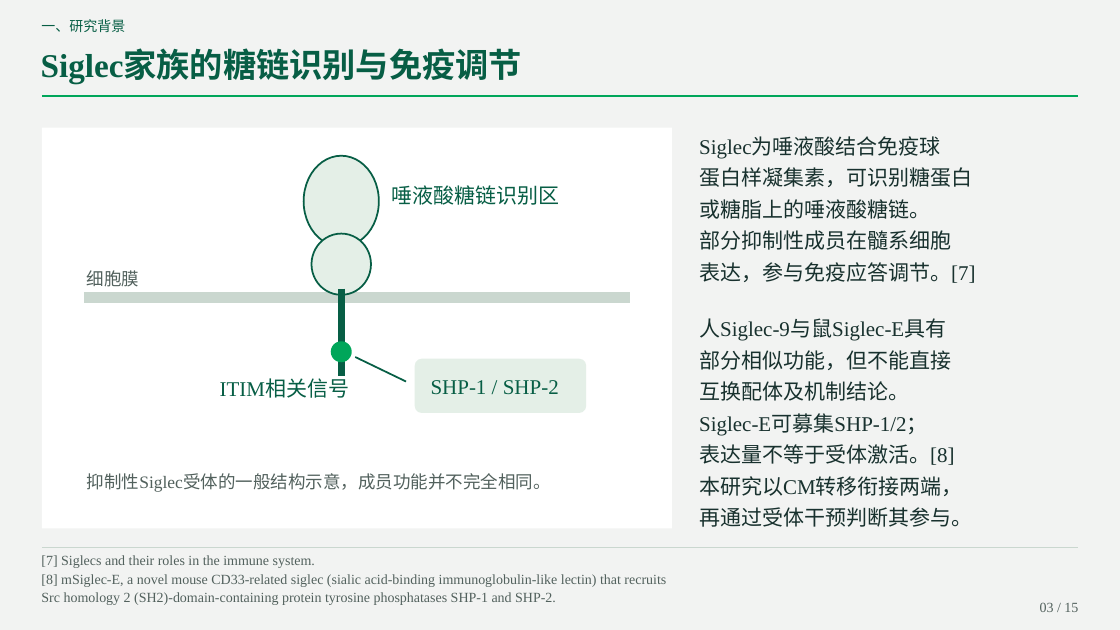
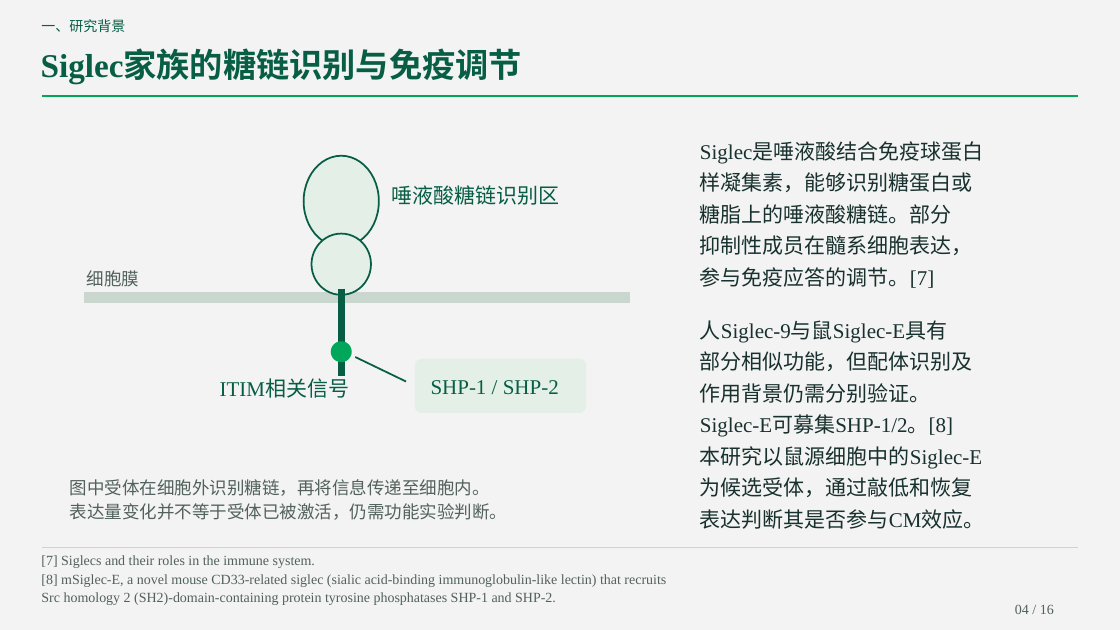
Before and after one commit to lizizhizhi-ai/111111, a slide deck: slide 4 of DSG2_Siglec_journal.pptx (slide 3 before the commit). Drawn at 1120x630 pixels with LibreOffice and Linux fonts; fonts in the diff are those of the drawing. Boxes give left, top, right and bottom in pixels: in the first picture for what was removed or moved away, otherwise in the second. Text is boxed around its words. In the diff, an @@ line names an element or a change of style, - is before the commit and + after.

```diff
--- a/DSG2_Siglec_journal.pptx
+++ b/DSG2_Siglec_journal.pptx
@@ rectangle removed at (x1=42, y1=128, x2=672, y2=528) @@
@@ text at (x1=700, y1=142, x2=983, y2=288): text changed @@
-Siglec为唾液酸结合免疫球
-蛋白样凝集素，可识别糖蛋白
-或糖脂上的唾液酸糖链。
-部分抑制性成员在髓系细胞
-表达，参与免疫应答调节。[7]
+Siglec是唾液酸结合免疫球蛋白
+样凝集素，能够识别糖蛋白或
+糖脂上的唾液酸糖链。部分
+抑制性成员在髓系细胞表达，
+参与免疫应答的调节。[7]
@@ text at (x1=700, y1=320, x2=985, y2=529): text changed @@
-人Siglec-9与鼠Siglec-E具有
-部分相似功能，但不能直接
-互换配体及机制结论。
-Siglec-E可募集SHP-1/2；
-表达量不等于受体激活。[8]
-本研究以CM转移衔接两端，
-再通过受体干预判断其参与。
+人Siglec-9与鼠Siglec-E具有
+部分相似功能，但配体识别及
+作用背景仍需分别验证。
+Siglec-E可募集SHP-1/2。[8]
+本研究以鼠源细胞中的Siglec-E
+为候选受体，通过敲低和恢复
+表达判断其是否参与CM效应。
@@ text at (x1=70, y1=479, x2=507, y2=520): text changed @@
-抑制性Siglec受体的一般结构示意，成员功能并不完全相同。
+图中受体在细胞外识别糖链，再将信息传递至细胞内。
+表达量变化并不等于受体已被激活，仍需功能实验判断。
@@ text at (x1=1015, y1=604, x2=1054, y2=614): text changed @@
-03 / 15
+04 / 16
```
Also in this commit, not shown: 14 other slides changed, 1 slide added, 3 other files.
